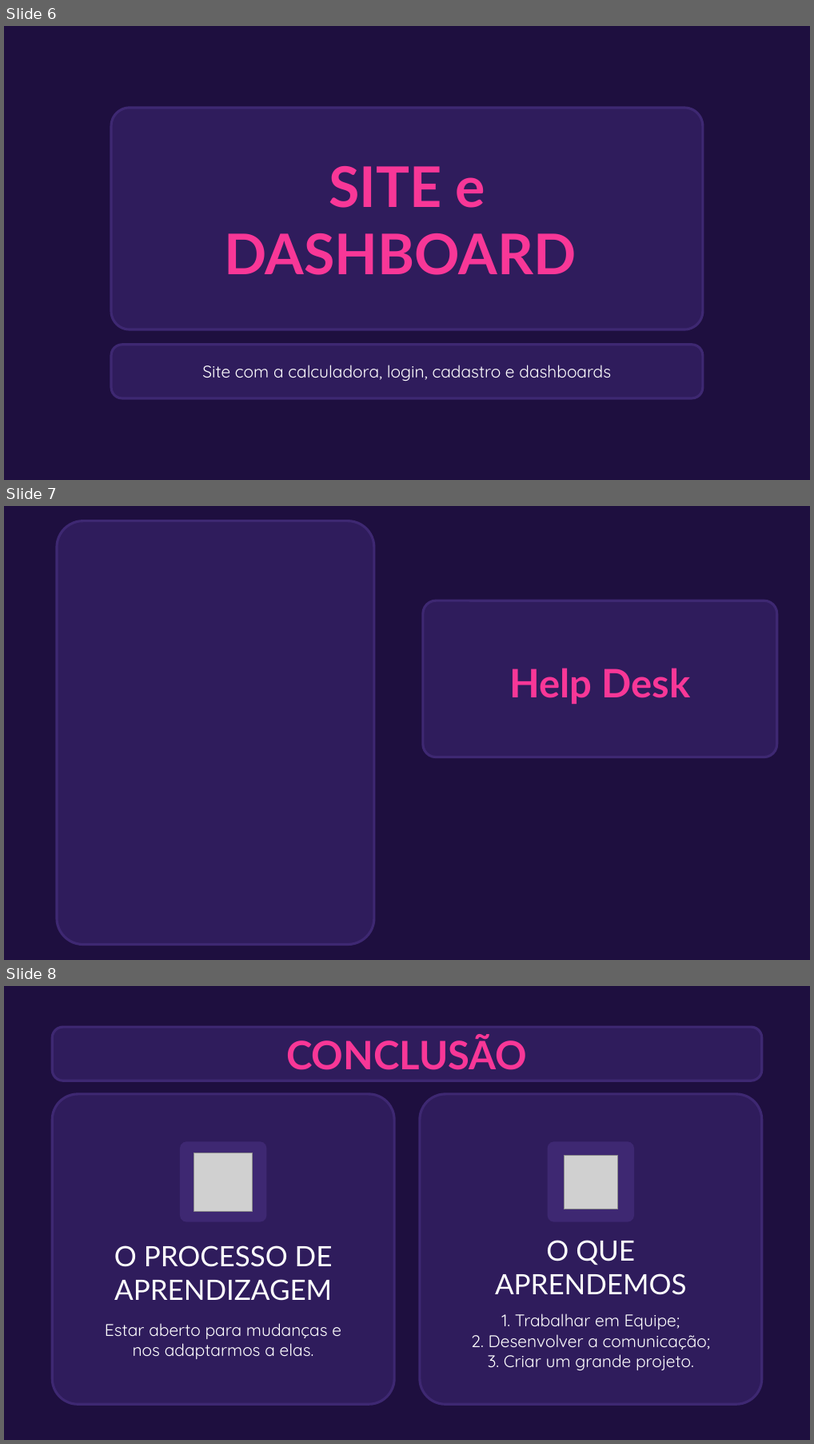
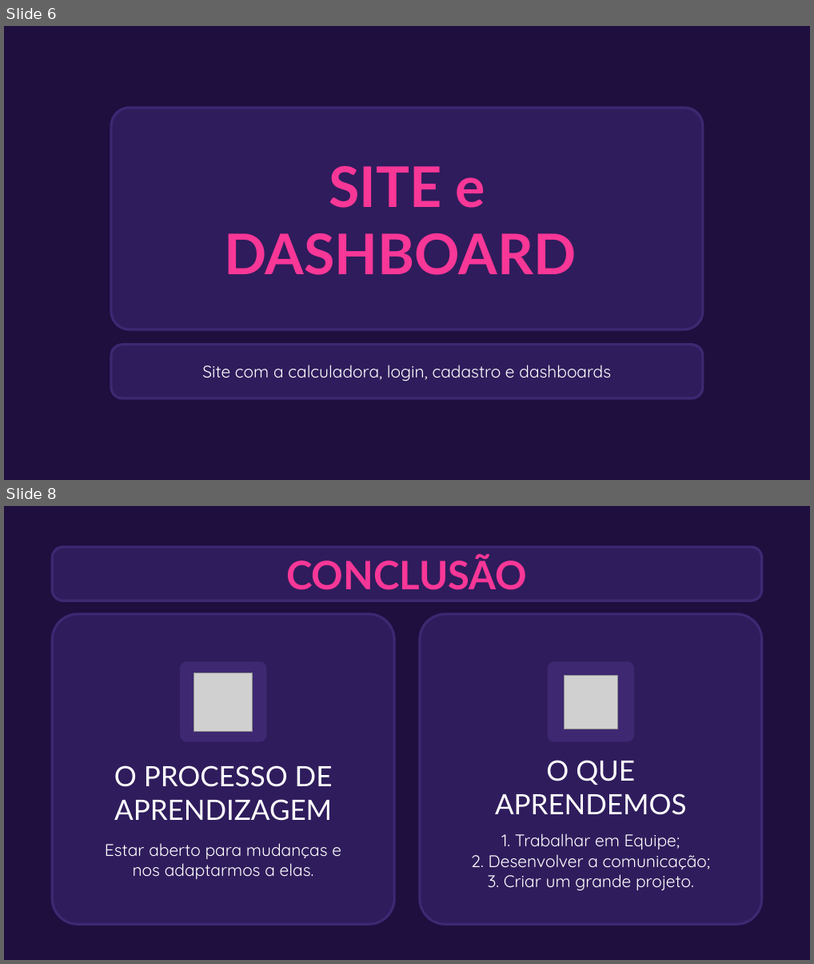
Before and after one commit to Projeto-P-I-sprint2/Projeto-PI-sprint2, a slide deck: docs/Apresentação_Comprod.pptx. Shown one above the other, each under a label of ours: slides 6, 7 and 8 before the commit, slides 6 and 8 after it; the slides between them are not shown. The pictures are 814x1444 and 814x964 pixels, drawn with LibreOffice and Linux fonts; fonts in the diff are those of the drawing; grey boxes stand for pictures; background and template pictures are left out. Boxes give left, top, right and bottom in pixels: in the first picture for what was removed or moved away, otherwise in the second. Text is boxed around its words. In the diff, an @@ line names an element or a change of style, - is before the commit and + after.

```diff
--- a/docs/Apresentação_Comprod.pptx
+++ b/docs/Apresentação_Comprod.pptx
@@ slide 7 removed at bbox=[4, 506, 810, 960], background #1E0F3F @@
@@ rounded rectangle removed at bbox=[57, 521, 374, 944] @@
@@ rounded rectangle removed at bbox=[423, 600, 778, 756] @@
@@ title removed at bbox=[510, 668, 690, 704] @@
-Help Desk
```
Also in this commit, not shown: 1 slide changed, 2 slides added, 1 other slide removed, 2 other files.
